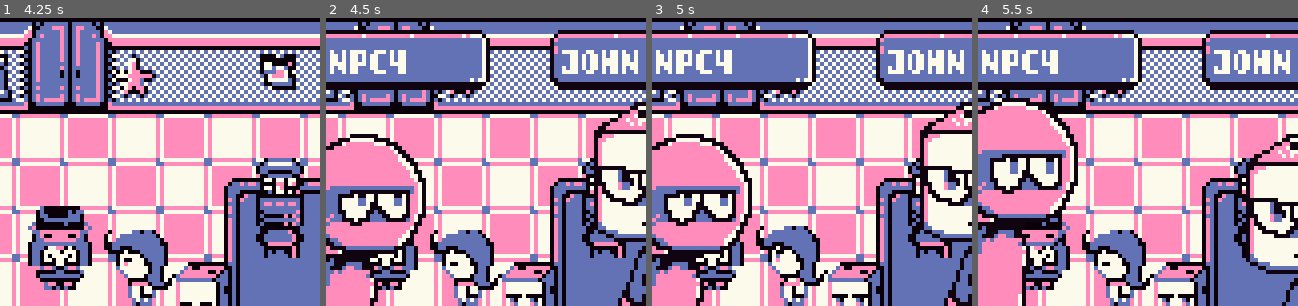
Above: before the commit, frames 1-4 (left to right).
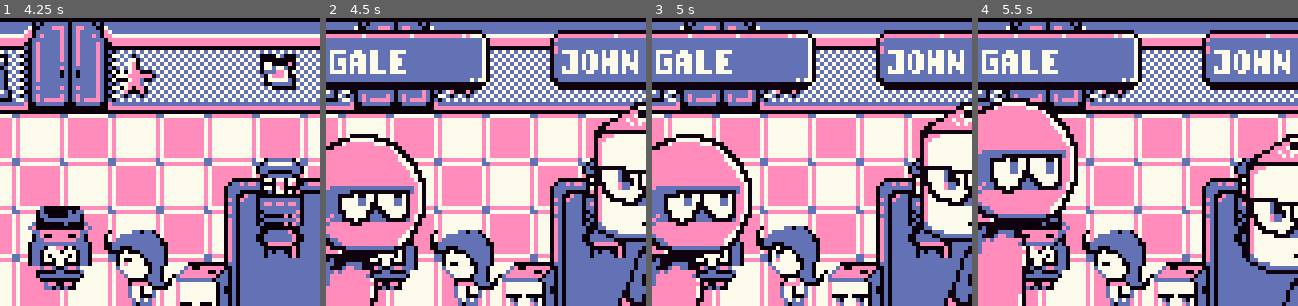
Above: after the commit, the same moments.

Repository: 0xspiderr/gbjam13_gamejam
Game: Godot game, scene res://scenes/game/game.tscn
Two runs of this game, one before a commit and one after it. Both use one fixed random seed, a clock stepped at 60 frames per second and the inputs below. This scene is started directly instead of the project's main scene.
Inputs:
- Up to frame 1 (4.25 s): hold D (right) 0.53-1.28 s; hold Space (interact) 0.53-1.28 s; hold S (down) 1.28-2.03 s; tap Space (interact) at 1.35, 2.85 s; hold D (right) 2.03-2.78 s; hold Space (interact) 2.03-2.78 s; hold W (up) 2.78-3.53 s; hold A (left) from 3.53 s (still down); hold Space (interact) from 3.53 s (still down)
- Up to frame 2 (4.5 s): keep holding A (left); release Space (interact) at 4.28 s; tap Space (interact) at 4.35 s
- Up to frame 3 (5 s): keep holding A (left)
- Up to frame 4 (5.5 s): release A (left) at 5.03 s; hold S (down) from 5.03 s (still down); hold Space (interact) from 5.03 s (still down)
The pictures show only the part of the screen within x 18-68%, y 0-50%; the shares and areas given below are measured in that part.

Frame 1 is identical in both runs. In frame 2, 0.7% of the frame differs, in the area x 2-25%, y 11-20%; in frame 3, 0.7%; in frame 4, 0.7%.

Commit message:
fixed the last major bugs + added sfx

Diff:
--- a/gambling_minigames/blackjack.gd
+++ b/gambling_minigames/blackjack.gd
@@ -11,6 +11,7 @@
 @onready var dealer_luck:float = 3.0
 
 func DealCard(x, y):
+	SoundManager.play_new_sfx(SoundManager.FLIP_CARD)
 	var card = load("res://gambling_minigames/card.tscn").instantiate()
 	add_child(card)
 	card.Spawn(x,y)
@@ -43,8 +44,6 @@
 				UpdateState(4)
 			elif dealerCardList.size() == maxHandSize: # max hand size, hands compared - dealer loss
 				UpdateState(3)
-	SoundManager.sfx_stream_player.stream = SoundManager.FLIP_CARD
-	SoundManager.sfx_stream_player.play()
 
 func CalcAceValue():
 	var total
--- a/gambling_minigames/blackjack_minigame.gd
+++ b/gambling_minigames/blackjack_minigame.gd
@@ -56,20 +56,20 @@
 
 
 func _on_raise_pressed() -> void:
-	audio_stream_player.play()
+	SoundManager.play_new_sfx(SoundManager.CLICK)
 
 	if moneyToBet < 100:
 		UpdateBet(moneyToBet + 5)
 
 func _on_lower_pressed() -> void:
-	audio_stream_player.play()
+	SoundManager.play_new_sfx(SoundManager.CLICK)
 
 	if moneyToBet > 5:
 		UpdateBet(moneyToBet - 5)
 
 
 func _on_play_pressed() -> void:
-	audio_stream_player.play()
+	SoundManager.play_new_sfx(SoundManager.CLICK)
 
 	if moneyToBet <= totalMoney:
 		UpdateTotal(totalMoney - moneyToBet)
@@ -85,7 +85,7 @@
 			blackjackEngine.DealCard(32 * blackjackEngine.playerCardList.size() + 17, 80)
 
 func _on_try_again_pressed() -> void:
-	audio_stream_player.play()
+	SoundManager.play_new_sfx(SoundManager.CLICK)
 
 	tryAgain.disabled = true
 	midGame.visible = false
@@ -96,11 +96,12 @@
 
 
 func _on_hit_pressed() -> void:
+	# already plays flip card - click sound is unnecessary
 	if blackjackEngine.playerCardList.size() < blackjackEngine.maxHandSize:
 		blackjackEngine.DealCard(32 * blackjackEngine.playerCardList.size() + 17, 80)
 
 func _on_stand_pressed() -> void:
-	audio_stream_player.play()
+	SoundManager.play_new_sfx(SoundManager.CLICK)
 	blackjackEngine.UpdateState(2) # skip to dealer
 
 func _on_cooldown_timer_timeout() -> void:
@@ -120,8 +121,8 @@
 		2:
 			gameStatus.text = "DEALER'S TURN"
 			var playButtons = midGame.find_child("PlayButtons")
-			playButtons.find_child("Hit").disabled = false
-			playButtons.find_child("Stand").disabled = false
+			playButtons.find_child("Hit").disabled = true
+			playButtons.find_child("Stand").disabled = true
 			cooldownTimer.start()
 		3:
 			gameStatus.text = "WIN"
@@ -131,6 +132,7 @@
 			playButtons.find_child("Hit").disabled = true
 			playButtons.find_child("Stand").disabled = true
 			tryAgain.disabled = false
+			SoundManager.play_new_sfx(SoundManager.YIPPEE)
 		4:
 			gameStatus.text = "DEALER WIN"
 			tryAgain.disabled = false
@@ -138,6 +140,7 @@
 			playButtons.find_child("Hit").disabled = true
 			playButtons.find_child("Stand").disabled = true
 			tryAgain.disabled = false
+			SoundManager.play_new_sfx(SoundManager.WOMP_WOMP)
 		5:
 			gameStatus.text = "BUST"
 			tryAgain.disabled = false
@@ -145,6 +148,7 @@
 			playButtons.find_child("Hit").disabled = true
 			playButtons.find_child("Stand").disabled = true
 			tryAgain.disabled = false
+			SoundManager.play_new_sfx(SoundManager.WOMP_WOMP)
 		6:
 			gameStatus.text = "DEALER BUST"
 			UpdateTotal(totalMoney + 5 * moneyToBet)
@@ -153,3 +157,4 @@
 			playButtons.find_child("Hit").disabled = true
 			playButtons.find_child("Stand").disabled = true
 			tryAgain.disabled = false
+			SoundManager.play_new_sfx(SoundManager.YIPPEE)
--- a/gambling_minigames/roulette_minigame.gd
+++ b/gambling_minigames/roulette_minigame.gd
@@ -58,23 +58,20 @@
 			buttonList[currentButton].grab_focus()
 
 func _on_play_pressed() -> void:
-	SoundManager.sfx_stream_player.stream = SoundManager.FLIP_CARD
-	SoundManager.sfx_stream_player.play()
+	SoundManager.play_new_sfx(SoundManager.CLICK)
 	if moneyToBet <= totalMoney:
 		UpdateTotal(totalMoney - moneyToBet)
 		rouletteEngine.UpdateState(1)
 
 
 func _on_raise_pressed() -> void:
-	SoundManager.sfx_stream_player.stream = SoundManager.FLIP_CARD
-	SoundManager.sfx_stream_player.play()
+	SoundManager.play_new_sfx(SoundManager.CLICK)
 	if moneyToBet < 100:
 		UpdateBet(moneyToBet + 5)
 
 
 func _on_lower_pressed() -> void:
-	SoundManager.sfx_stream_player.stream = SoundManager.FLIP_CARD
-	SoundManager.sfx_stream_player.play()
+	SoundManager.play_new_sfx(SoundManager.CLICK)
 	if moneyToBet > 5:
 		UpdateBet(moneyToBet - 5)
 
@@ -96,6 +93,7 @@
 		2:
 			$SFXCooldown.stop()
 			UpdateTotal(totalMoney + 5 * moneyToBet)
+			SoundManager.play_new_sfx(SoundManager.YIPPEE)
 			gameStatus.text = "YOU WIN!"
 			blackButton.disabled = false
 			pinkButton.disabled = false
@@ -103,6 +101,7 @@
 			betAdjust.visible = true
 		3:
 			$SFXCooldown.stop()
+			SoundManager.play_new_sfx(SoundManager.WOMP_WOMP)
 			gameStatus.text = "WOMP WOMP"
 			blackButton.disabled = false
 			pinkButton.disabled = false
@@ -111,8 +110,7 @@
 
 
 func _on_black_pressed() -> void:
-	SoundManager.sfx_stream_player.stream = SoundManager.FLIP_CARD
-	SoundManager.sfx_stream_player.play()
+	SoundManager.play_new_sfx(SoundManager.CLICK)
 	rouletteEngine.ToggleColor(0)
 	pinkButton.disabled = false
 	blackButton.disabled = true
@@ -122,8 +120,7 @@
 
 
 func _on_pink_pressed() -> void:
-	SoundManager.sfx_stream_player.stream = SoundManager.FLIP_CARD
-	SoundManager.sfx_stream_player.play()
+	SoundManager.play_new_sfx(SoundManager.CLICK)
 	rouletteEngine.ToggleColor(1)
 	pinkButton.disabled = true
 	blackButton.disabled = false
--- a/gambling_minigames/slots.gd
+++ b/gambling_minigames/slots.gd
@@ -32,7 +32,6 @@
 	winMultiplier = null
 
 func RollSlot():
-	audio_stream_player.play()
 	if slotsRefreshArray[currSlotIndex] > 0: # cosmetic roll
 		var value = randi_range(1,7)
 		while value == slotsArray[currSlotIndex].value:
@@ -60,8 +59,13 @@
 					winMultiplier = 0 # change from null
 				winMultiplier += slotsArray[ind1].value
 	if winMultiplier != null: # at least 1 combo (yes even the dumbass broken mirror)
+		if winMultiplier == 0: #broken mirror
+			SoundManager.play_new_sfx(SoundManager.WOMP_WOMP)
+		else:
+			SoundManager.play_new_sfx(SoundManager.YIPPEE)
 		UpdateState(2)
 	else:
+		SoundManager.play_new_sfx(SoundManager.WOMP_WOMP)
 		UpdateState(3)
 
 
--- a/gambling_minigames/slots_minigame.gd
+++ b/gambling_minigames/slots_minigame.gd
@@ -64,20 +64,17 @@
 			buttonList[currentButton].grab_focus()
 
 func _on_raise_pressed() -> void:
-	SoundManager.sfx_stream_player.stream = SoundManager.FLIP_CARD
-	SoundManager.sfx_stream_player.play()
+	SoundManager.play_new_sfx(SoundManager.CLICK)
 	if moneyToBet < 100:
 		UpdateBet(moneyToBet + 5)
 
 func _on_lower_pressed() -> void:
-	SoundManager.sfx_stream_player.stream = SoundManager.FLIP_CARD
-	SoundManager.sfx_stream_player.play()
+	SoundManager.play_new_sfx(SoundManager.CLICK)
 	if moneyToBet > 5:
 		UpdateBet(moneyToBet - 5)
 
 func _on_play_pressed() -> void:
-	SoundManager.sfx_stream_player.stream = SoundManager.FLIP_CARD
-	SoundManager.sfx_stream_player.play()
+	SoundManager.play_new_sfx(SoundManager.CLICK)
 	if moneyToBet <= totalMoney:
 		UpdateTotal(totalMoney - moneyToBet)
 		slotsEngine.ResetSlots(slotsRefreshArray)
--- a/resources/items/star.tres
+++ b/resources/items/star.tres
@@ -11,4 +11,4 @@
 "luck": 7,
 "speed": 0
 })
-icon_frame = 7
+icon_frame = 4
--- a/resources/items/the_sun.tres
+++ b/resources/items/the_sun.tres
@@ -11,4 +11,4 @@
 "luck": 7,
 "speed": 0
 })
-icon_frame = 0
+icon_frame = 7
--- a/scenes/combat/combat.gd
+++ b/scenes/combat/combat.gd
@@ -137,6 +137,7 @@
 	if PlayerData.current_health <= 0:
 		combat_box.draw_text("",100,false)
 		await combat_box.text_animation_player.animation_finished
+		SoundManager.play_new_sfx(SoundManager.WOMP_WOMP)
 		dialogue_box.draw_text("Your luck ranout",2)
 		await dialogue_box.text_animation_player.animation_finished
 		await get_tree().create_timer(2).timeout
@@ -169,6 +170,7 @@
 	if enemy_health <= 0:
 		combat_box.draw_text("",100,false)
 		await combat_box.text_animation_player.animation_finished
+		SoundManager.play_new_sfx(SoundManager.YIPPEE)
 		dialogue_box.draw_text("You feel your\nluck get better",2)
 		await dialogue_box.text_animation_player.animation_finished
 		await get_tree().create_timer(2).timeout
@@ -194,6 +196,7 @@
 	_draw_card_anim(player_card_value, enemy_card_value)
 	if player_card_value < enemy_card_value:
 		_enemy_deal_damage()
+		SoundManager.play_new_sfx(SoundManager.HIT)
 
 	var text := "You drew %s\nenemy drew %s" % [player_card_value, enemy_card_value]
 	dialogue_box.draw_text(text,3)
@@ -207,7 +210,7 @@
 	roll_dice_sound.play()
 
 	var first_player_dice_value: int = randi_range(1+floori(PlayerData.luck / 5), 6)
-	var second_player_dice_value: int = randi_range(1, 6)
+	var second_player_dice_value: int = randi_range(1+floori(PlayerData.luck / 5), 6)
 
 	_play_dice_anim(first_player_dice_value, second_player_dice_value)
 	_button_toggle()
@@ -220,8 +223,10 @@
 	print(dice_mult)
 	if first_player_dice_value == second_player_dice_value:
 		_player_deal_damage(2 * min(dice_mult, 1))
+		SoundManager.play_new_sfx(SoundManager.CRITICAL_HIT)
 	else:
 		_player_deal_damage(1 * min(dice_mult, 1))
+		SoundManager.play_new_sfx(SoundManager.HIT)
 	_can_interact = true
 
 func _player_deal_damage(mult) -> void:
--- a/scenes/game/game.gd
+++ b/scenes/game/game.gd
@@ -88,7 +88,7 @@
 	else:
 		dialogue_ui.set_to_theme(false)
 
-	dialogue_ui.npc_name.text = current_npc.name
+	dialogue_ui.npc_name.text = current_npc.npc_stats.name
 	dialogue_ui.dialogues.assign(current_npc.npc_stats.dialogues)
 	dialogue_ui.npc_sprites.sprite_frames = current_npc.npc_stats.portraits
 	dialogue_ui.dialogue_box.audio_stream_player.stream = current_npc.npc_stats.dialogue_stream
@@ -97,6 +97,7 @@
 
 func _on_open_shop() -> void:
 	stat_ui.Hide()
+	SoundManager.play_new_sfx(SoundManager.CLICK)
 	PlayerData.is_shopping = true
 	var instance = SHOP_SCENE.instantiate()
 	canvas_layer.add_child(instance)
--- a/scenes/shop/shop.gd
+++ b/scenes/shop/shop.gd
@@ -85,12 +85,14 @@
 	popup.Init(item)
 
 func _on_prev_pressed() -> void:
+	SoundManager.play_new_sfx(SoundManager.CLICK)
 	if currentPage > 0:
 		currentPage -= 1
 		ClearItems()
 		ShowItems(currentPage * 3)
 
 func _on_next_pressed() -> void:
+	SoundManager.play_new_sfx(SoundManager.CLICK)
 	if currentPage < ((item_list.size() / 3) + (0 if item_list.size() % 3 == 0 else 1) -1):
 		currentPage += 1
 		ClearItems()
--- a/scenes/shop/shop_popup.gd
+++ b/scenes/shop/shop_popup.gd
@@ -45,14 +45,17 @@
 
 func _on_yes_pressed() -> void: # buy item
 	if PlayerData.money >= item_scene.itemStats.cost:
+		SoundManager.play_new_sfx(SoundManager.YIPPEE)
 		PlayerData.money -= item_scene.itemStats.cost
 		item_scene.Equip()
 		get_parent().popupOpen = false
 		self.queue_free()
 	else:
+		SoundManager.play_new_sfx(SoundManager.WOMP_WOMP)
 		buy_for_cost.text = "Not enough coins!"
 
 
 func _on_no_pressed() -> void: # do not buy
+	SoundManager.play_new_sfx(SoundManager.CLICK)
 	get_parent().popupOpen = false
 	self.queue_free()
--- a/singletons/sound/sound_manager.gd
+++ b/singletons/sound/sound_manager.gd
@@ -17,6 +17,11 @@
 @onready var DIALOGUE_1 = preload("res://sounds/dialogue/Dialogue1.ogg")
 @onready var DIALOGUE_2 = preload("res://sounds/dialogue/Dialogue2.ogg")
 @onready var DIALOGUE_3 = preload("res://sounds/dialogue/Dialogue3.ogg")
+@onready var HIT = preload("res://sounds/sfx/HitSound1.ogg")
+@onready var CRITICAL_HIT = preload("res://sounds/sfx/HitSound2.ogg")
+@onready var YIPPEE = preload("res://sounds/sfx/yippee_sound (1).ogg")
+@onready var WOMP_WOMP = preload("res://sounds/sfx/BrokenMirrorSoundEffect.ogg")
+@onready var CLICK = preload("res://sounds/sfx/click.mp3")
 #endregion
 
 
@@ -29,6 +34,9 @@
 	music_stream_player.stream = stream
 	music_stream_player.play()
 
+func play_new_sfx(sound) -> void:
+	sfx_stream_player.stream = sound
+	sfx_stream_player.play()
 
 func randomize_pitch_scale(audio_stream: AudioStreamPlayer) -> void:
 	randomize()
Not shown, added: builds/bruh/index.apple-touch-icon.png.import
Not shown, added: builds/bruh/index.icon.png.import
Not shown, added: builds/bruh/index.png.import
Not shown, added: builds/deal_or_no_dame/index_.apple-touch-icon.png.import
Not shown, added: builds/deal_or_no_dame/index_.icon.png.import
Not shown, added: builds/deal_or_no_dame/index_.png.import
Not shown, changed: export_presets.cfg
Not shown, added: sounds/sfx/HitSound1.ogg.import
Not shown, added: sounds/sfx/HitSound2.ogg.import
Not shown, added: sounds/sfx/click.mp3.import
Not shown, added: builds/bruh.zip
Not shown, added: builds/bruh/index.apple-touch-icon.png
(and 20 more such lines)
